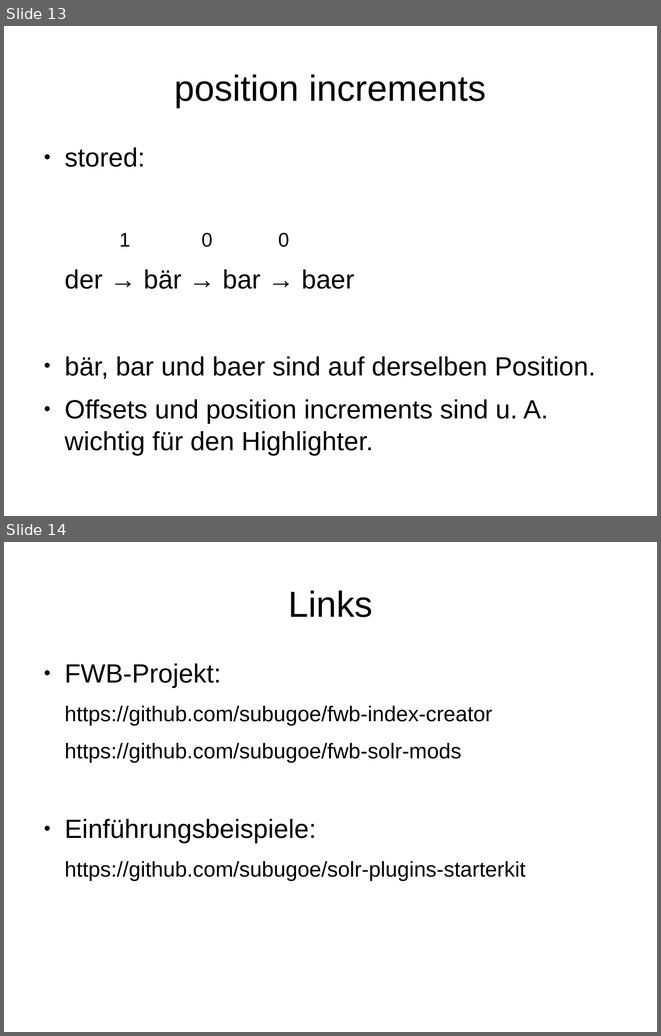
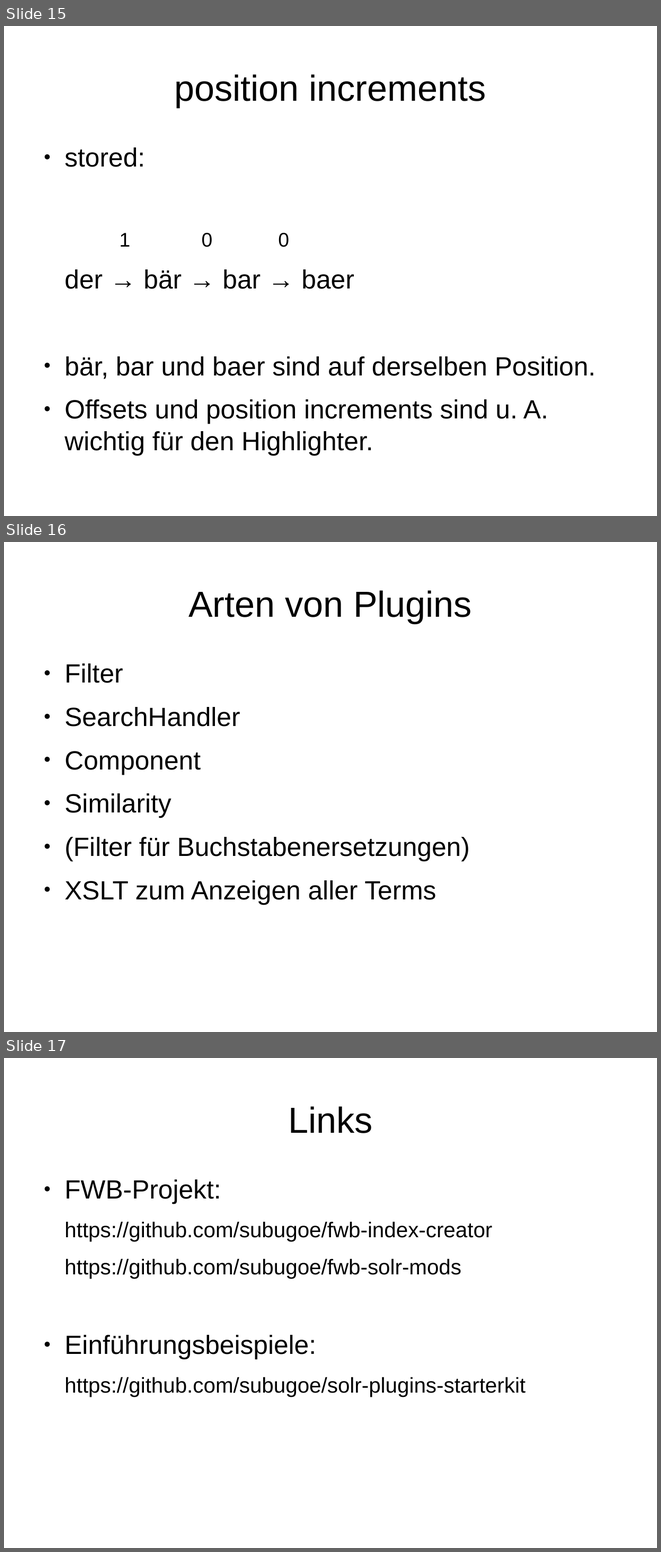
Before and after one commit to subugoe/solr-plugins-starterkit, a slide deck: solr-plugins.odp. Shown one above the other, each under a label of ours: slides 13 and 14 before the commit, slides 15, 16 and 17 after it. The pictures are 661x1036 and 661x1552 pixels, drawn with LibreOffice and Linux fonts; fonts in the diff are those of the drawing. Boxes give left, top, right and bottom in pixels: in the first picture for what was removed or moved away, otherwise in the second. Text is boxed around its words. In the diff, an @@ line names an element or a change of style, - is before the commit and + after.

```diff
--- a/solr-plugins.odp
+++ b/solr-plugins.odp
@@ slide 16 added at bbox=[4, 542, 657, 1032], background #FFFFFF @@
@@ title added at bbox=[188, 590, 472, 623], 44 pt, text #000000 @@
+Arten von Plugins
@@ text added at bbox=[64, 663, 470, 904], 32 pt, text #000000 @@
+● Filter
+● SearchHandler
+● Component
+● Similarity
+● (Filter für Buchstabenersetzungen)
+● XSLT zum Anzeigen aller Terms
@@ what was slide 13 is now slide 15 @@
@@ what was slide 14 is now slide 17 @@
```
Also in this commit, not shown: 1 slide changed, 2 other slides added, 2 other files.
